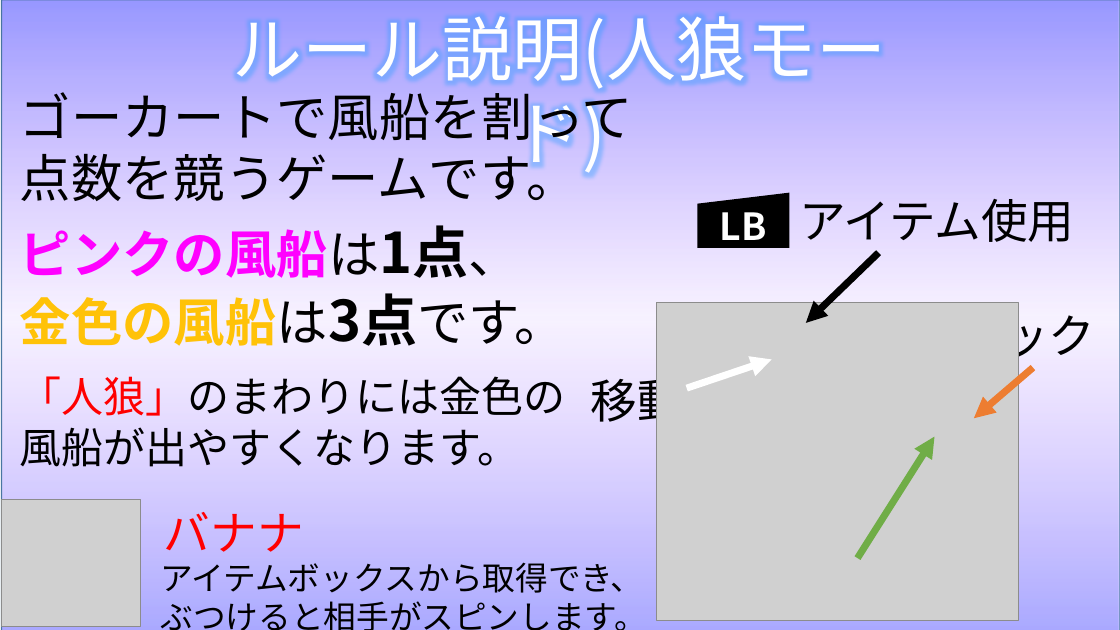
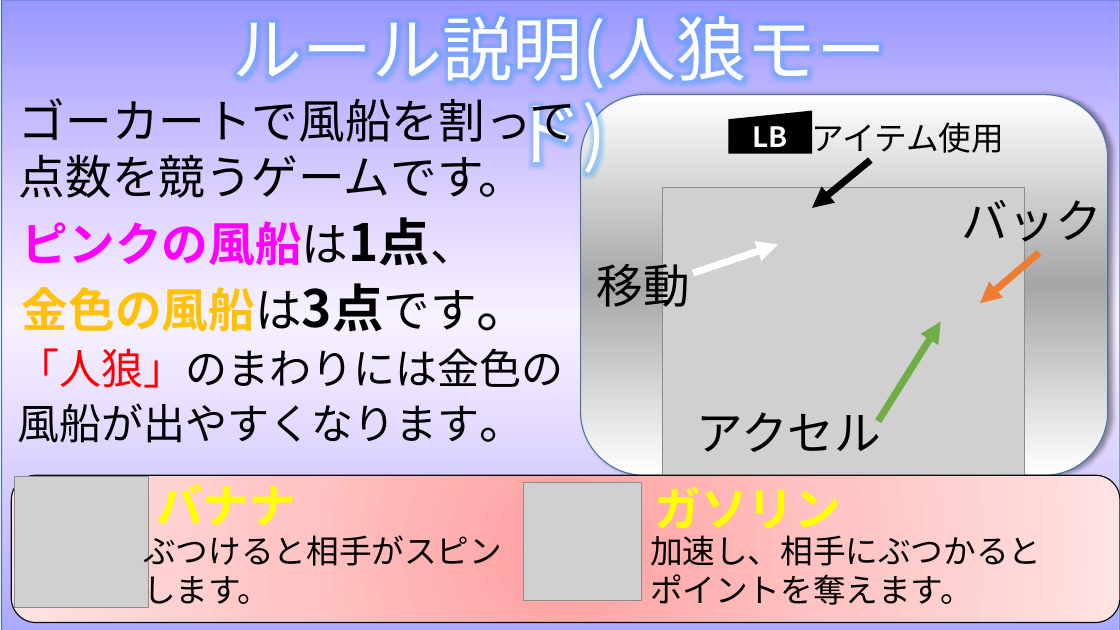
Before and after one commit to MizukiKato0416/sotsugyou_time_kato, a slide deck: slide 1 of PSD/操作説明(人狼).pptx. Drawn at 1120x630 pixels with LibreOffice and Linux fonts; fonts in the diff are those of the drawing; grey boxes stand for pictures; background and template pictures are left out. Boxes give left, top, right and bottom in pixels: in the first picture for what was removed or moved away, otherwise in the second. Text is boxed around its words. In the diff, an @@ line names an element or a change of style, - is before the commit and + after.

Commit message:
操作説明途中

```diff
--- a/PSD/操作説明(人狼).pptx
+++ b/PSD/操作説明(人狼).pptx
@@ text at box(19, 98, 576, 198): text changed; size 44 to 40 pt @@
-ゴーカートで風船を割って点数を競うゲームです。
+ゴーカートで風船を割って
+点数を競うゲームです。
@@ rounded rectangle added at box(581, 95, 1107, 476), fill gradient #FFFFFF to #A6A6A6, outline #43739E 1 pt @@
@@ flow chart manual input "LB": place and size @@
-flow chart manual input "LB" at box(697, 192, 789, 248)
+flow chart manual input "LB" at box(728, 111, 812, 154)
@@ flow chart manual input "LB" at box(728, 111, 812, 154): size 32 to 24 pt @@
@@ text "アイテム使用": place and size @@
-text "アイテム使用" at box(799, 199, 1074, 242)
+text "アイテム使用" at box(812, 122, 1005, 159)
@@ text "アイテム使用" at box(812, 122, 1005, 159): size 40 to 28 pt @@
@@ arrow moved from (879, 253) - (806, 323) to (870, 160) - (812, 208) @@
@@ text at box(22, 217, 533, 332): text changed; size 44 to 40 pt @@
-ピンクの風船は1点、金色の風船は3点です。
+ピンクの風船は1点、
+金色の風船は3点です。
@@ 2 texts, 2 arrows, 1 picture: place and size @@
-2 texts, 2 arrows, 1 picture at box(591, 302, 1096, 621)
+2 texts, 2 arrows, 1 picture at box(597, 187, 1102, 506)
@@ arrow moved from (858, 558) - (934, 437) to (878, 421) - (941, 322) @@
@@ text "「人狼」のまわりには金色の風船が出やすくなります。": place and size @@
-text "「人狼」のまわりには金色の風船が出やすくなります。" at box(20, 376, 566, 467)
+text "「人狼」のまわりには金色の風船が出やすくなります。" at box(18, 348, 564, 443)
@@ text "「人狼」のまわりには金色の風船が出やすくなります。" at box(18, 348, 564, 443): size 36 to 40 pt in "「人狼」のまわりには金色の風船が出やすくなります。" @@
@@ text added at box(697, 410, 881, 452), 40 pt, text #000000 @@
+アクセル
@@ rounded rectangle added at box(11, 476, 1120, 623), fill gradient #FFA0A0 to #FFC5C5 to #FFE3E3, outline #000000 1 pt @@
@@ picture: place and size @@
-picture at box(2, 500, 141, 626)
+picture at box(14, 476, 149, 607)
@@ text "バナナ": place and size @@
-text "バナナ" at box(164, 512, 304, 552)
+text "バナナ" at box(156, 475, 296, 526)
@@ text "バナナ" at box(156, 475, 296, 526): text colour #FF0000 to #FFFF00, letter outline none to #000000 0.75 pt, bold on @@
@@ picture added at box(523, 483, 642, 602) @@
@@ text added at box(655, 486, 842, 538), 40 pt, text #FFFF00, bold @@
+ガソリン
@@ text "ぶつけると相手がスピンします。": place and size @@
-text "ぶつけると相手がスピンします。" at box(161, 562, 647, 630)
+text "ぶつけると相手がスピンします。" at box(143, 529, 502, 608)
@@ text added at box(650, 535, 1041, 605), 28 pt, text #000000 @@
+加速し、相手にぶつかると
+ポイントを奪えます。
@@ text at box(161, 562, 644, 593): paragraph removed @@
-アイテムボックスから取得でき、
```
